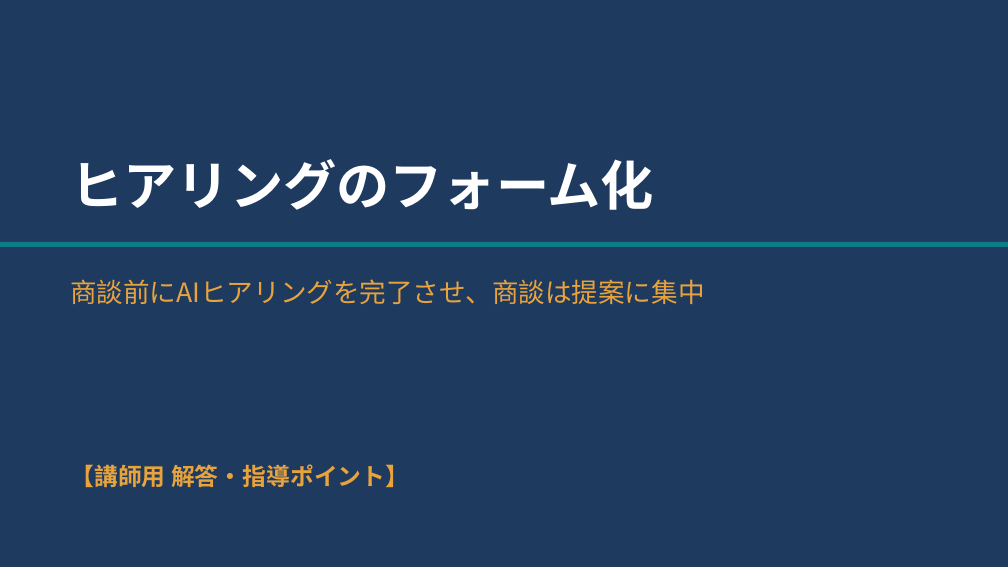
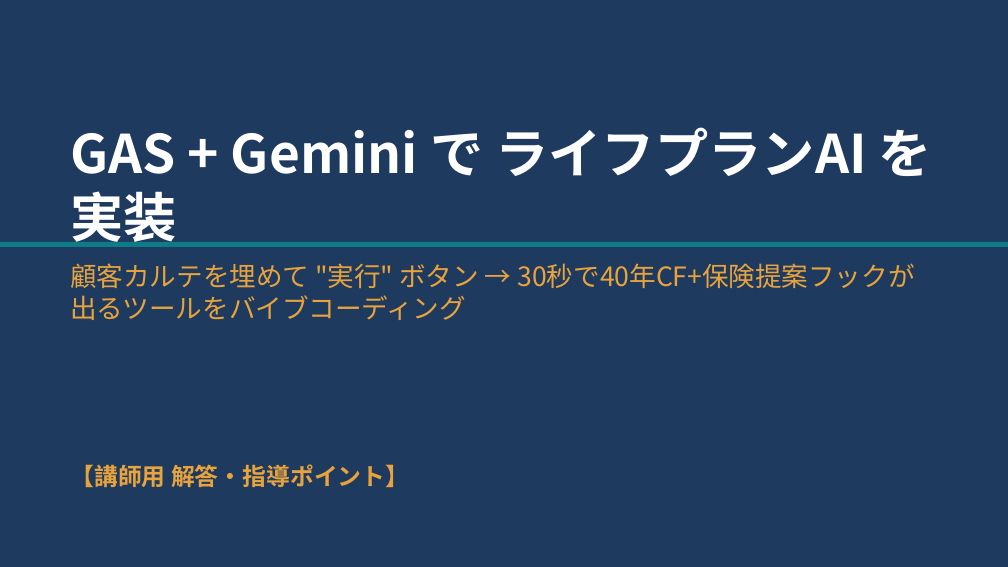
Before and after one commit to kana-story-321/github.io, a slide deck: slide 1 of lecture_pptx/out/s17/ワーク02_講師用.pptx. Drawn at 1008x567 pixels with LibreOffice and Linux fonts; fonts in the diff are those of the drawing. Boxes give left, top, right and bottom in pixels: in the first picture for what was removed or moved away, otherwise in the second. Text is boxed around its words. In the diff, an @@ line names an element or a change of style, - is before the commit and + after.

```diff
--- a/lecture_pptx/out/s17/ワーク02_講師用.pptx
+++ b/lecture_pptx/out/s17/ワーク02_講師用.pptx
@@ text at (70,127,932,247): text changed @@
-ヒアリングのフォーム化
+GAS + Gemini で ライフプランAI を実装
@@ text at (70,263,914,320): text changed @@
-商談前にAIヒアリングを完了させ、商談は提案に集中
+顧客カルテを埋めて "実行" ボタン → 30秒で40年CF+保険提案フックが出るツールをバイブコーディング
```
Also in this commit, not shown: 2 other slides changed, 10 other files.
